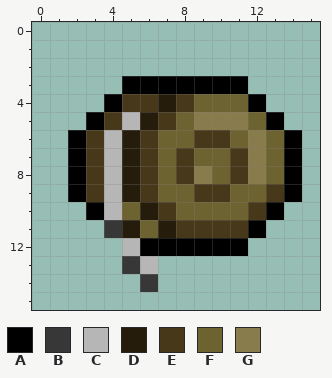
One commit to this pixel-art sprite: items/active/weapons/yoyos/woodenyoyo/woodenyoyoicon.png. Above, as it was before the edit.
The file is 16x16 pixels.
Palette (. is transparent): A #000000  B #373737  C #b6b6b6  D #251c0b  E #463818  F #6d6330  G #897c4c
Pixels before, first column x 2:
 3 ...AAAAAAA...
 4 ..AEEDEFFFA..
 5 .AECDEFGGGFA.
 6 AECDEFFEEFGFA
 7 AECDEFEFFEGFA
 8 AECDEFEGFEGFA
 9 AECDEFFEEFFEA
10 .ACFDEFFFFEA.
11 ..BDFDEEEEA..
12 ...CAAAAAA...
13 ...BC........
14 ....B........
New version:
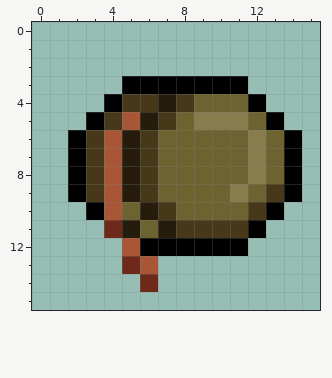
Diff:
colour B: #373737 -> #6f2919
colour C: #b6b6b6 -> #a85636
Changed rows in their new state; - is a pixel that keeps its letter.
first column x 8:
 6 -FF-
 7 F--F
 8 FF-F
 9 -FFG
Pixel boxes of the changes (left, top, right, bottom) in both pictures:
changed: (104, 112, 248, 292)
